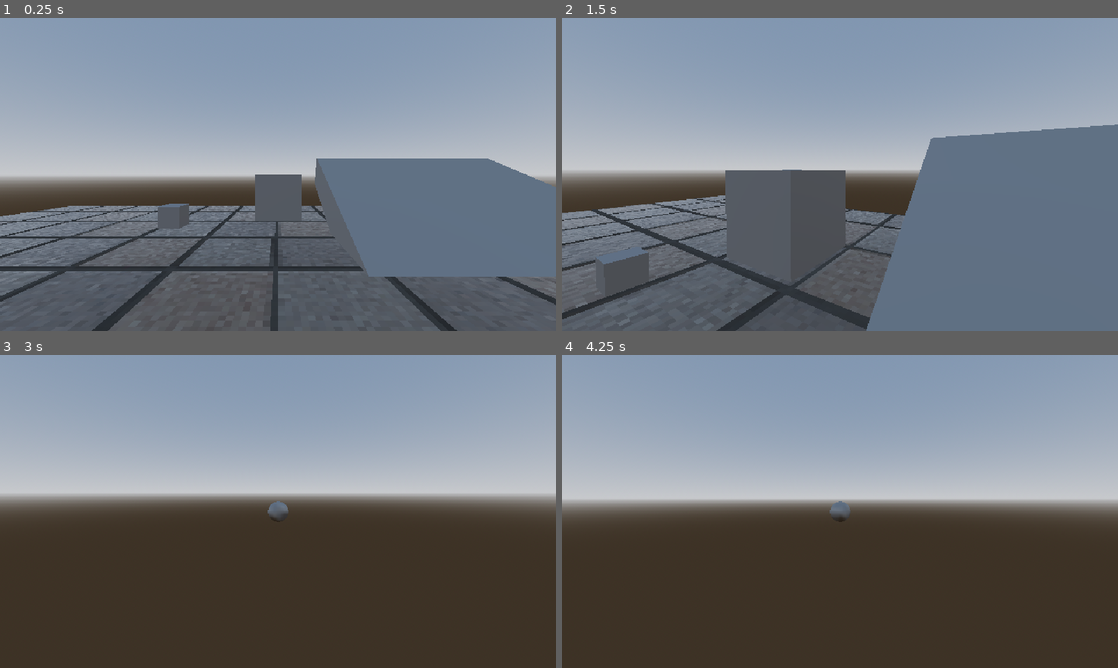
Above: before the commit, frames 1-4 (two rows, left to right).
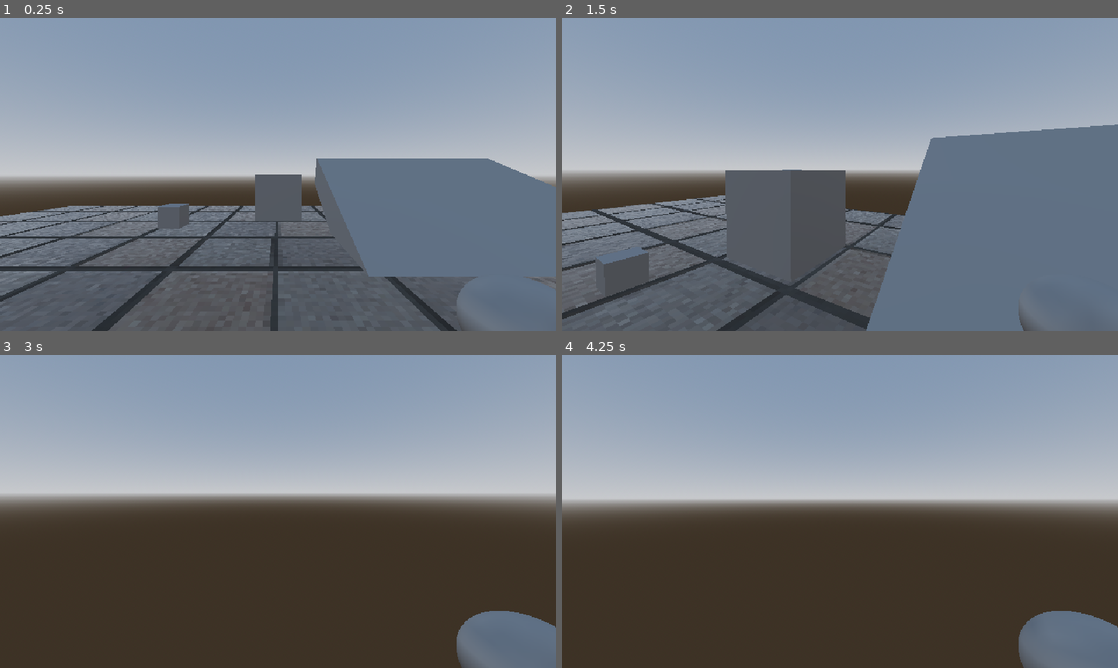
Above: after the commit, the same moments.

Repository: nulture/the_archives
Game: Godot game, scene res://scenes/world.tscn
Same seed, same stepped clock (60 frames per second), same inputs: the game is played once before the commit and once after it.
Inputs (mouse positions are in pixels of both pictures, inside the frame that each line leads up to):
- Up to frame 1 (0.25 s): no input
- Up to frame 2 (1.5 s): move the mouse to (867, 174) at 0.52 s; press the mouse at (867, 174) at 0.53 s; hold W (walk_forward) from 0.53 s (still down); tap Space (jump) at 0.77 s; tap Ctrl (hand_modifier) at 0.8, 1.35 s; move the mouse to (812, 174) at 1.27 s; release the mouse at (812, 174) at 1.28 s
- Up to frame 3 (3 s): keep holding W (walk_forward); tap Space (jump) at 1.52 s; right-click (250, 511) at 1.55 s; move the mouse to (289, 505) at 2.02 s; hold Right mouse button (hand_right) 2.03-2.78 s; click (289, 505) at 2.3 s; tap Enter at 2.75 s; move the mouse to (272, 517) at 2.77 s; click (272, 517) at 2.85 s
- Up to frame 4 (4.25 s): keep holding W (walk_forward); tap Space (jump) at 3.02, 3.5, 3.77 s; tap Ctrl (hand_modifier) at 3.05 s; move the mouse to (878, 514) at 3.52 s; hold Ctrl (hand_modifier) from 3.53 s (still down); right-click (878, 514) at 3.8 s

The runs differ from the first frame. In frame 1, 2.0% of the frame differs, in the area x 82-100%, y 82-100%; in frame 2, less than 0.1%; in frame 3, 3.1%, in the area x 48-100%, y 46-100%; in frame 4, 3.1%.

Commit message:
Simplified rotation

Diff:
--- a/scenes/player.tscn
+++ b/scenes/player.tscn
@@ -41,13 +41,16 @@
 
 [node name="hands_controller" type="Node" parent="pov/camera" node_paths=PackedStringArray("hand_right")]
 script = ExtResource("2_dfmdk")
-hand_right = NodePath("../arm_r/hand_r")
+hand_right = NodePath("../arm_r/hand_rest_r/hand_r")
 mask = 10
 
 [node name="arm_r" type="Node3D" parent="pov/camera"]
 transform = Transform3D(1, 0, 0, 0, 1, 0, 0, 0, 1, 0.25, -0.1, 0)
 
-[node name="hand_r" type="AnimatableBody3D" parent="pov/camera/arm_r" node_paths=PackedStringArray("hands")]
+[node name="hand_rest_r" type="Node3D" parent="pov/camera/arm_r"]
+transform = Transform3D(1, 0, 0, 0, 1, 0, 0, 0, 1, 0.238421, -0.208955, -0.407919)
+
+[node name="hand_r" type="AnimatableBody3D" parent="pov/camera/arm_r/hand_rest_r" node_paths=PackedStringArray("hands")]
 collision_layer = 0
 collision_mask = 0
 axis_lock_angular_x = true
@@ -55,14 +58,14 @@
 axis_lock_angular_z = true
 sync_to_physics = false
 script = ExtResource("3_nkha4")
-hands = NodePath("../../hands_controller")
+hands = NodePath("../../../hands_controller")
 
-[node name="shape" type="CollisionShape3D" parent="pov/camera/arm_r/hand_r"]
+[node name="shape" type="CollisionShape3D" parent="pov/camera/arm_r/hand_rest_r/hand_r"]
 shape = SubResource("SphereShape3D_77xbh")
 
-[node name="grip_joint" type="Generic6DOFJoint3D" parent="pov/camera/arm_r/hand_r"]
+[node name="grip_joint" type="Generic6DOFJoint3D" parent="pov/camera/arm_r/hand_rest_r/hand_r"]
 node_a = NodePath("..")
 
-[node name="preview_mesh" type="MeshInstance3D" parent="pov/camera/arm_r/hand_r"]
+[node name="preview_mesh" type="MeshInstance3D" parent="pov/camera/arm_r/hand_rest_r/hand_r"]
 mesh = SubResource("SphereMesh_e1wlp")
 skeleton = NodePath("")
--- a/scripts/hand.gd
+++ b/scripts/hand.gd
@@ -34,7 +34,6 @@
 	if hands.is_rotating:
 		self.global_rotate(hands.camera.global_basis.x, mouse_input.y * delta)
 		self.global_rotate(hands.camera.global_basis.y, mouse_input.x * delta)
-		# self.rotation += Vector3(mouse_input.y, mouse_input.x, 0.0) * delta
 	mouse_input = Vector2.ZERO
 
 
--- a/scripts/hands.gd
+++ b/scripts/hands.gd
@@ -21,6 +21,7 @@
 		if _is_reaching:
 			pass
 		else:
+			hand_right.position = Vector3.ZERO
 			is_indexing = false
 			is_rotating = false
 
@@ -33,8 +34,6 @@
 
 		Input.mouse_mode = Input.MOUSE_MODE_CONFINED_HIDDEN if _is_indexing else Input.MOUSE_MODE_CAPTURED
 
-		if _is_indexing:
-			hand_right.position = Vector3.ZERO
 
 
 var _is_rotating : bool
@@ -73,18 +72,15 @@
 
 	if is_reaching:
 		if event.is_action_pressed("hand_modifier"):
-			is_indexing = true
+			is_rotating = true
 		if event.is_action_released("hand_modifier"):
-			is_indexing = false
+			is_rotating = false
 
 		if event.is_action_pressed("hand_left"):
-			is_rotating = true
 			if hand_right.grabbed_body:
 				try_release()
 			else:
 				try_grab()
-		elif event.is_action_released("hand_left"):
-			is_rotating = false
 
 
 func try_grab() -> void:
